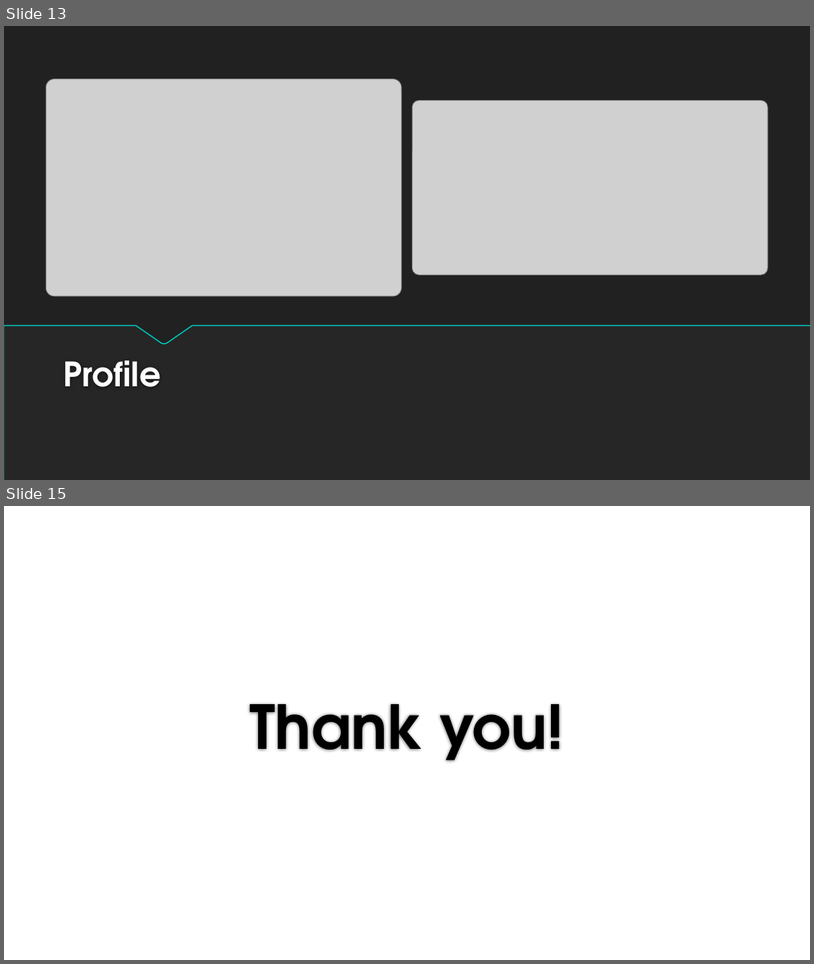
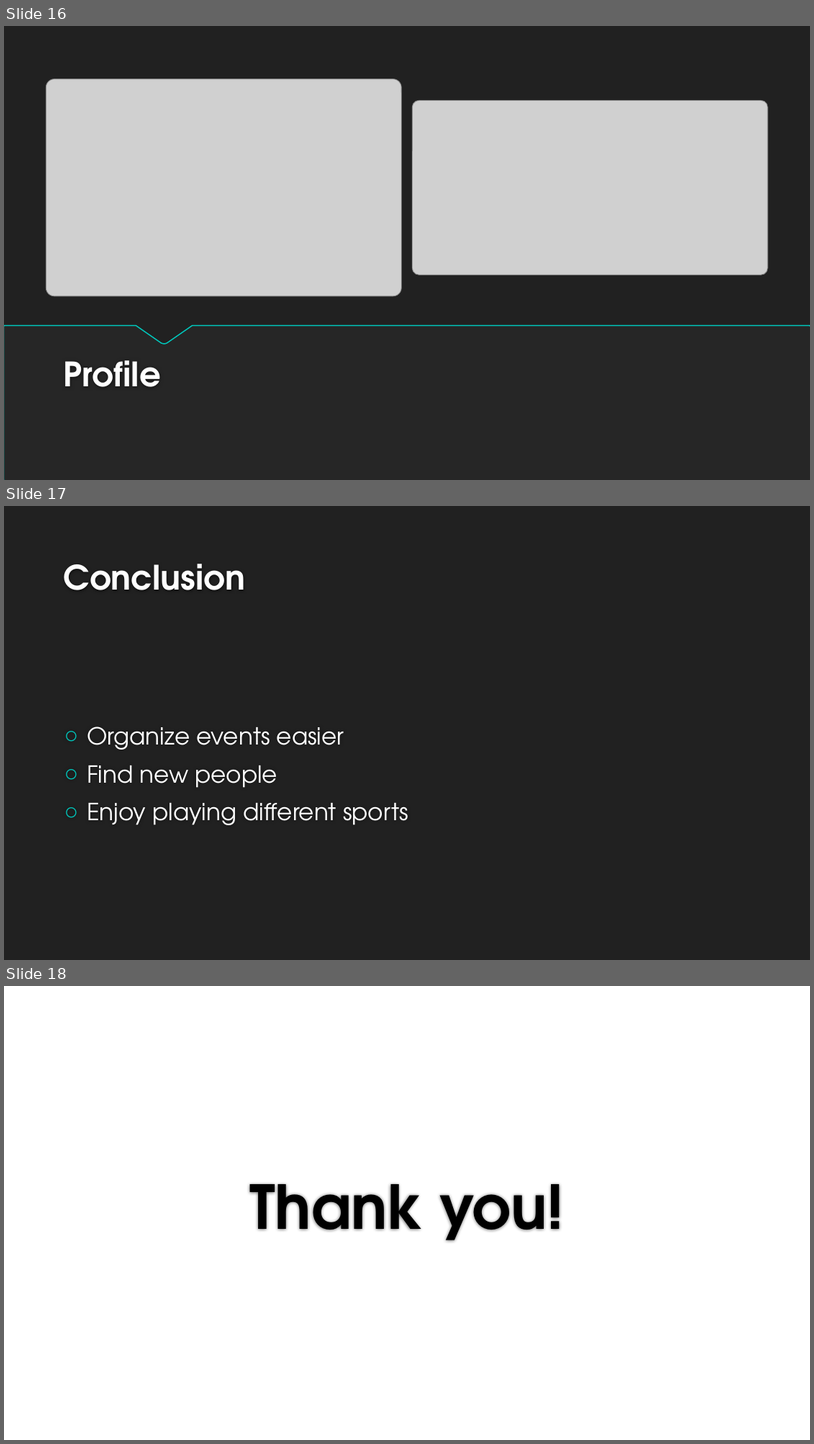
Before and after one commit to js52568/final-webapp, a slide deck: SPORTEVE – A WEB APPLICATION FOR ORGANIZING SPORTING.pptx. Shown one above the other, each under a label of ours: slides 13 and 15 before the commit, slides 16, 17 and 18 after it; the slides between them are not shown. The pictures are 814x964 and 814x1444 pixels, drawn with LibreOffice and Linux fonts; fonts in the diff are those of the drawing; grey boxes stand for pictures; background and template pictures are left out. Boxes give left, top, right and bottom in pixels: in the first picture for what was removed or moved away, otherwise in the second. Text is boxed around its words. In the diff, an @@ line names an element or a change of style, - is before the commit and + after.

```diff
--- a/SPORTEVE – A WEB APPLICATION FOR ORGANIZING SPORTING.pptx
+++ b/SPORTEVE – A WEB APPLICATION FOR ORGANIZING SPORTING.pptx
@@ slide 17 added at [4,506,810,960], background #212121 @@
@@ title added at [64,564,246,590], 40 pt, text #FEFEFE, bold @@
+Conclusion
@@ text added at [87,726,409,825], 28 pt, text #FFFFFF @@
+○ Organize events easier
+○ Find new people
+○ Enjoy playing different sports
@@ what was slide 13 is now slide 16 @@
@@ what was slide 15 is now slide 18 @@
```
Also in this commit, not shown: 1 slide changed, 4 other slides added, 2 slides removed, 5 other files.
